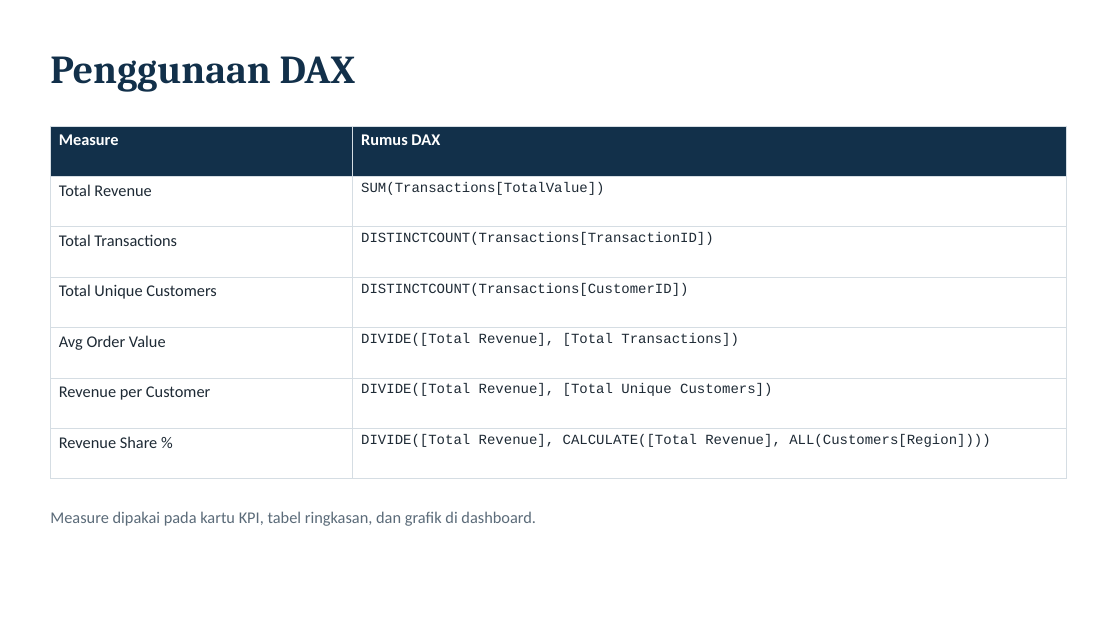
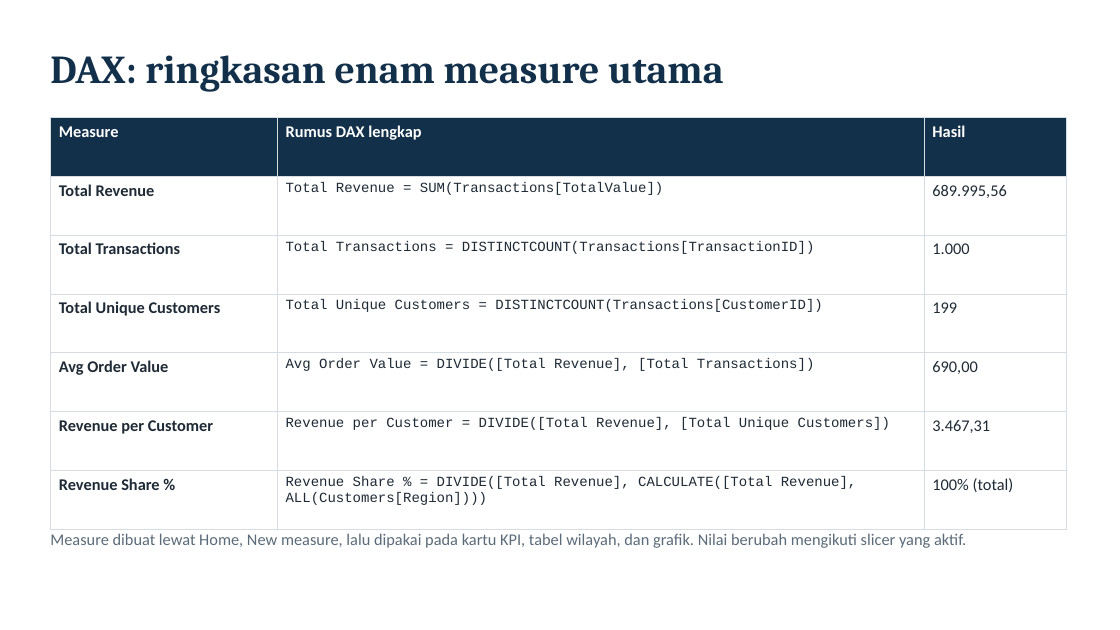
Before and after one commit to farhansech/EXACOUNT, a slide deck: slide 13 of output/EverMart_UTS_BDASC.pptx. Drawn at 1120x630 pixels with LibreOffice and Linux fonts; fonts in the diff are those of the drawing. Boxes give left, top, right and bottom in pixels: in the first picture for what was removed or moved away, otherwise in the second. Text is boxed around its words. In the diff, an @@ line names an element or a change of style, - is before the commit and + after.

```diff
--- a/output/EverMart_UTS_BDASC.pptx
+++ b/output/EverMart_UTS_BDASC.pptx
@@ text at [50, 55, 723, 92]: text changed @@
-Penggunaan DAX
+DAX: ringkasan enam measure utama
@@ table at [50, 118, 1067, 509] @@
-column 2: Rumus DAX | SUM(Transactions[TotalValue]) | DISTINCTCOUNT(Transactions[TransactionID]) | DISTINCTCOUNT(Transactions[CustomerID]) | DIVIDE([Total Revenue], [Total Transactions]) | DIVIDE([Total Revenue], [Total Unique Customers]) | DIVIDE([Total Revenue], CALCULATE([Total Revenue], ALL(Customers[Region])))
+column 2: Rumus DAX lengkap | Total Revenue = SUM(Transactions[TotalValue]) | Total Transactions = DISTINCTCOUNT(Transactions[TransactionID]) | Total Unique Customers = DISTINCTCOUNT(Transactions[CustomerID]) | Avg Order Value = DIVIDE([Total Revenue], [Total Transactions]) | Revenue per Customer = DIVIDE([Total Revenue], [Total Unique Customers]) | Revenue Share % = DIVIDE([Total Revenue], CALCULATE([Total Revenue], ALL(Customers[Region])))
+column 3: Hasil | 689.995,56 | 1.000 | 199 | 690,00 | 3.467,31 | 100% (total)
@@ table: place and size @@
-table at [50, 126, 1067, 452]
+table at [50, 118, 1067, 509]
@@ text at [50, 533, 966, 548]: text changed @@
-Measure dipakai pada kartu KPI, tabel ringkasan, dan grafik di dashboard.
+Measure dibuat lewat Home, New measure, lalu dipakai pada kartu KPI, tabel wilayah, dan grafik. Nilai berubah mengikuti slicer yang aktif.
@@ text "Measure dibuat lewat Home, New ..." at [50, 533, 966, 548]: vertical alignment middle to top @@
```
Also in this commit, not shown: 6 other slides changed, 5 slides added, 1 slide removed.
